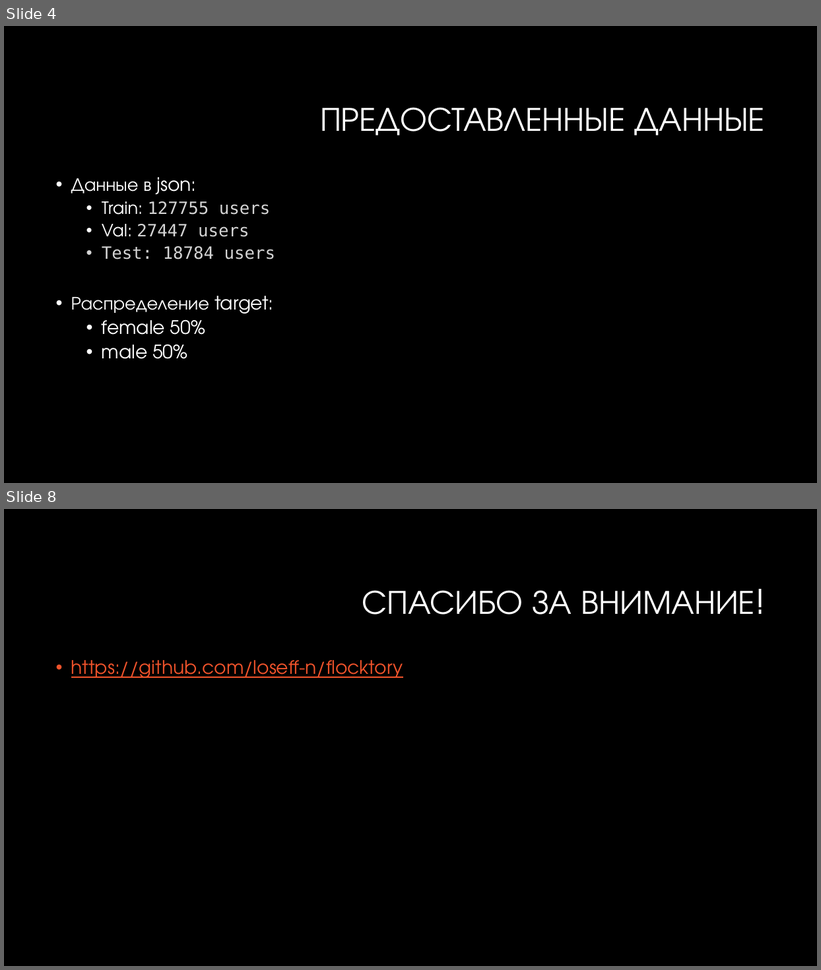
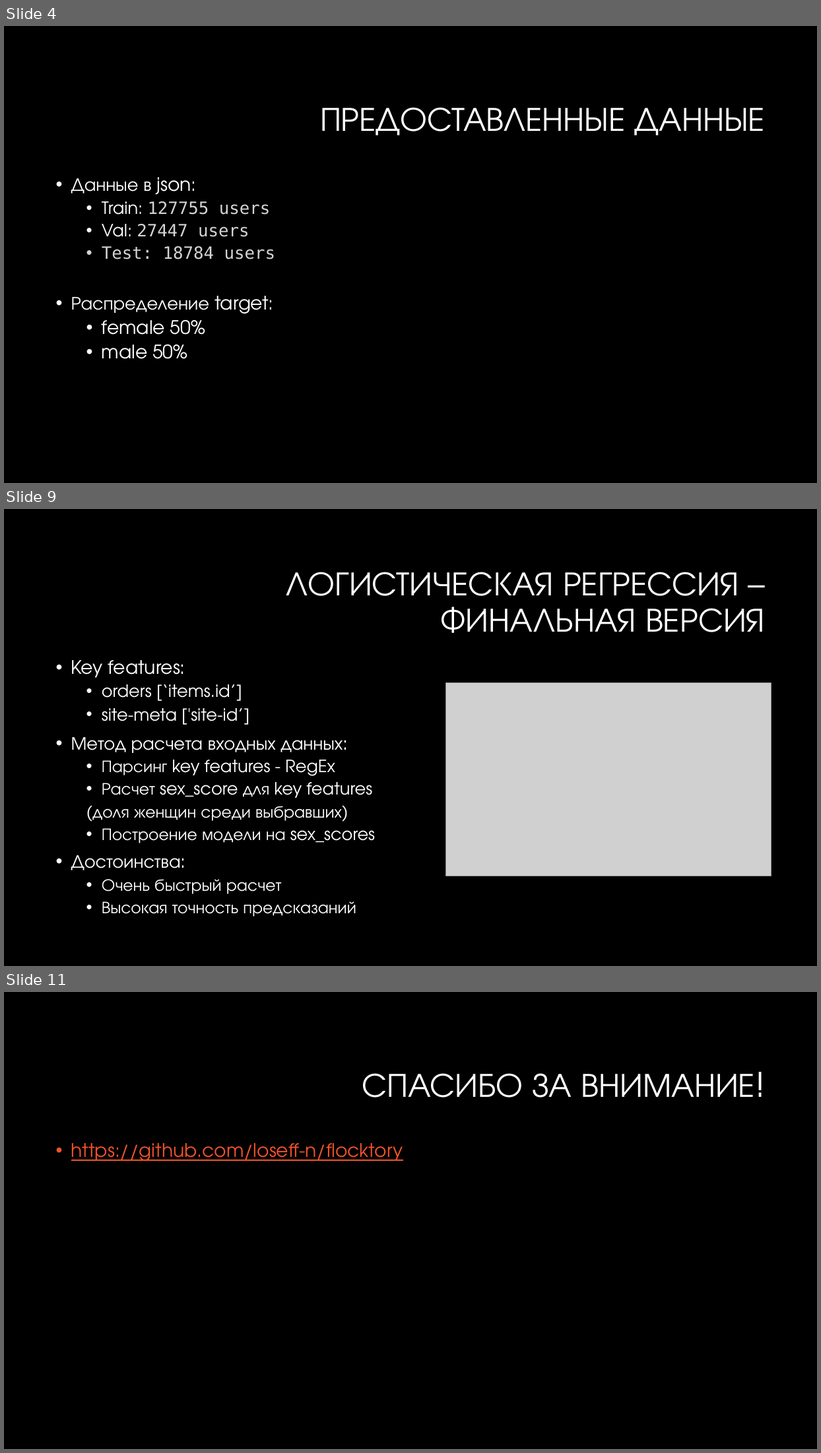
Before and after one commit to loseff-n/flocktory, a slide deck: flocktory.pptx. Shown one above the other, each under a label of ours: slides 4 and 8 before the commit, slides 4, 9 and 11 after it; the slides between them are not shown. The pictures are 821x970 and 821x1453 pixels, drawn with LibreOffice and Linux fonts; fonts in the diff are those of the drawing; grey boxes stand for pictures; background and template pictures are left out. Boxes give left, top, right and bottom in pixels: in the first picture for what was removed or moved away, otherwise in the second. Text is boxed around its words. In the diff, an @@ line names an element or a change of style, - is before the commit and + after.

```diff
--- a/flocktory.pptx
+++ b/flocktory.pptx
@@ slide 9 added at (4,509,817,966), background #000000 @@
@@ title added at (286,572,765,633), 40 pt, text #FFFFFF @@
+ЛОГИСТИЧЕСКАЯ РЕГРЕССИЯ – ФИНАЛЬНАЯ ВЕРСИЯ
@@ text added at (71,660,375,917), 20 pt, text #FFFFFF @@
+• Key features:
+  • orders [‘items.id’]
+  • site-meta ['site-id’].
+• Метод расчета входных данных:
+  • Парсинг key features - RegEx
+  • Расчет sex_score для key features
+  (доля женщин среди выбравших)
+  • Построение модели на sex_scores
+• Достоинства:
+  • Очень быстрый расчет
+  • Высокая точность предсказаний
@@ picture added at (446,683,772,876) @@
@@ what was slide 8 is now slide 11 @@
```
Also in this commit, not shown: 4 slides changed, 3 other slides added, 1 slide removed, 3 other files.
